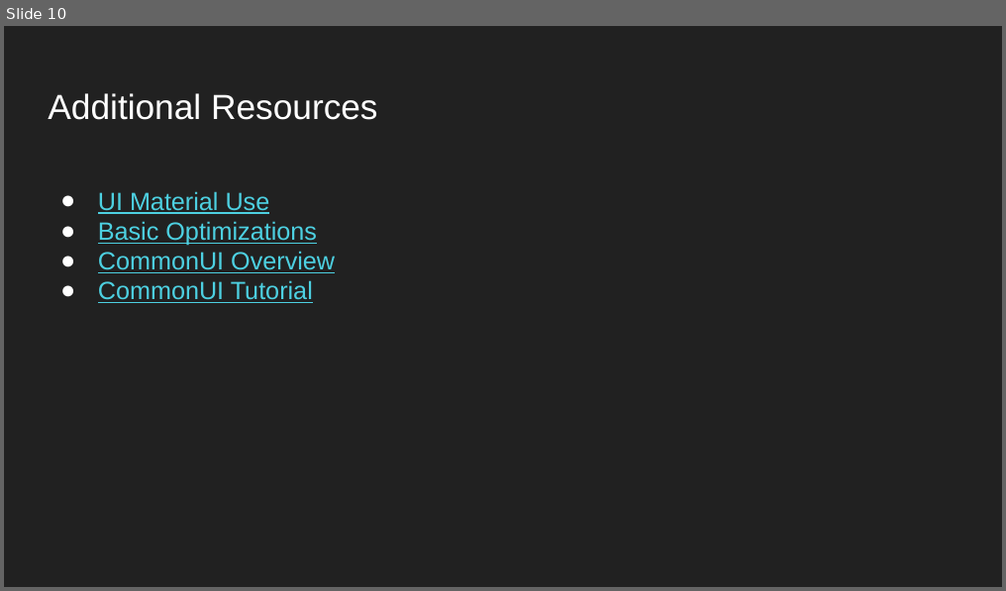
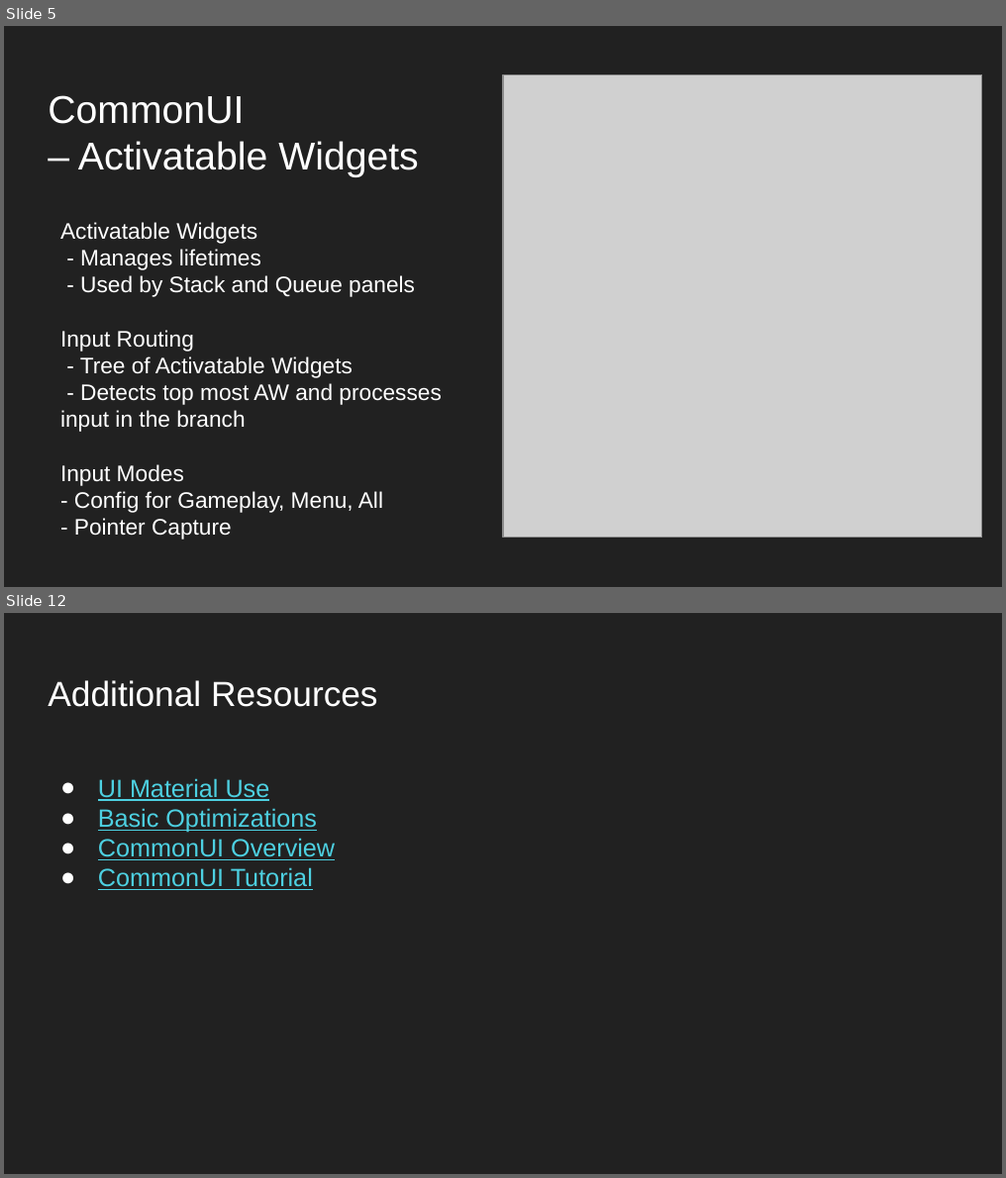
Before and after one commit to WotanCZ/MFF_UE_Lecture, a slide deck: UI/Unreal Engine Lecture - UI.pptx. Shown one above the other, each under a label of ours: slide 10 before the commit, slides 5 and 12 after it; the slides between them are not shown. The pictures are 1006x591 and 1006x1178 pixels, drawn with LibreOffice and Linux fonts; fonts in the diff are those of the drawing; grey boxes stand for pictures; background and template pictures are left out. Boxes give left, top, right and bottom in pixels: in the first picture for what was removed or moved away, otherwise in the second. Text is boxed around its words. In the diff, an @@ line names an element or a change of style, - is before the commit and + after.

```diff
--- a/UI/Unreal Engine Lecture - UI.pptx
+++ b/UI/Unreal Engine Lecture - UI.pptx
@@ slide 5 added at (x1=4, y1=26, x2=1002, y2=587), background picture (left out) @@
@@ picture added at (x1=503, y1=75, x2=982, y2=538) @@
@@ title added at (x1=48, y1=95, x2=418, y2=177), 28 pt, text #FFFFFF @@
+CommonUI
+– Activatable Widgets
@@ title added at (x1=60, y1=222, x2=441, y2=540), 16.2 pt, text #FFFFFF @@
+Activatable Widgets
+- Manages lifetimes
+- Used by Stack and Queue panels
+Input Routing
+- Tree of Activatable Widgets
+- Detects top most AW and processes input in the branch
+Input Modes
+- Config for Gameplay, Menu, All
+- Pointer Capture
@@ what was slide 10 is now slide 12 @@
```
Also in this commit, not shown: 7 slides changed, 3 other slides added, 2 slides removed, 2 other files.
